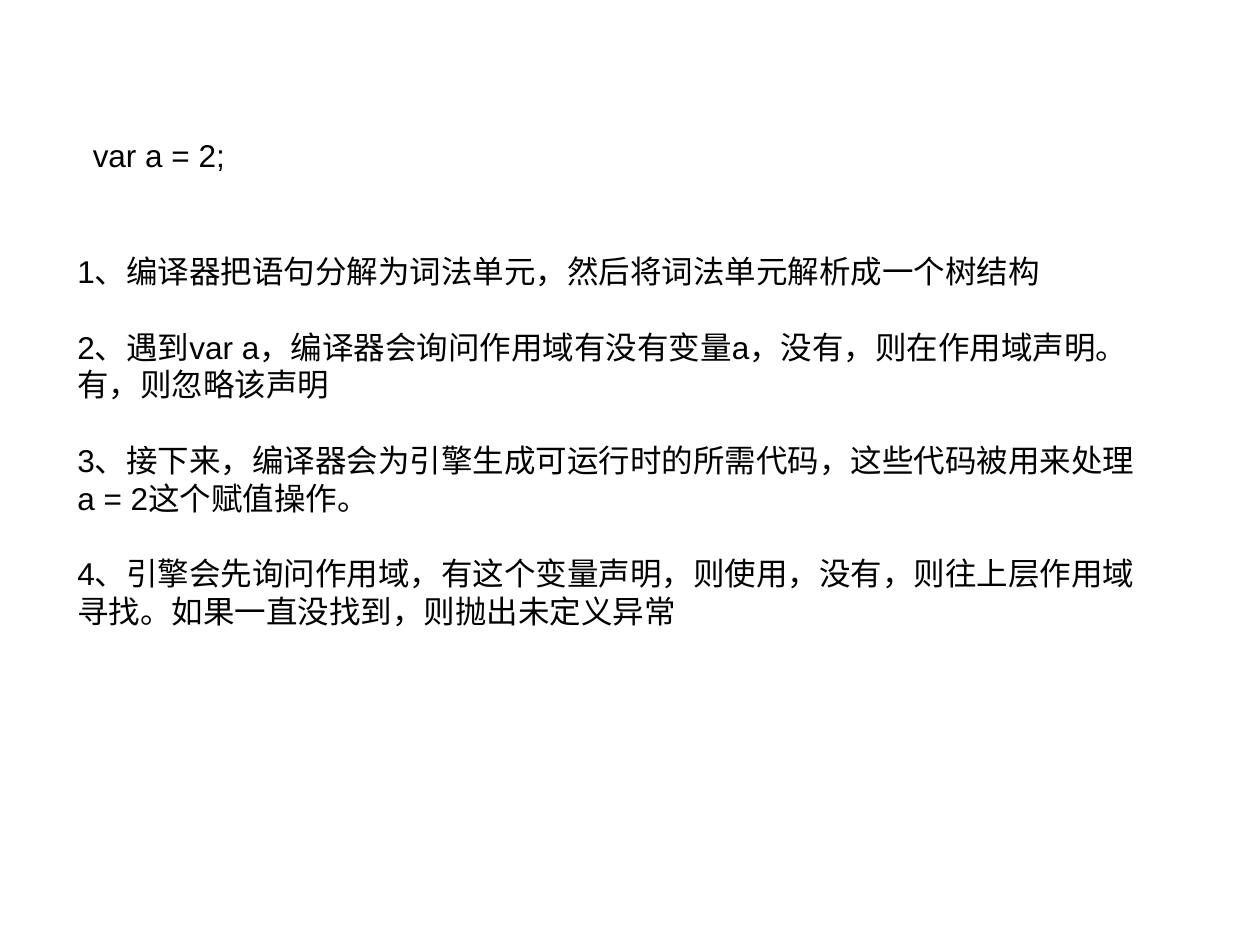
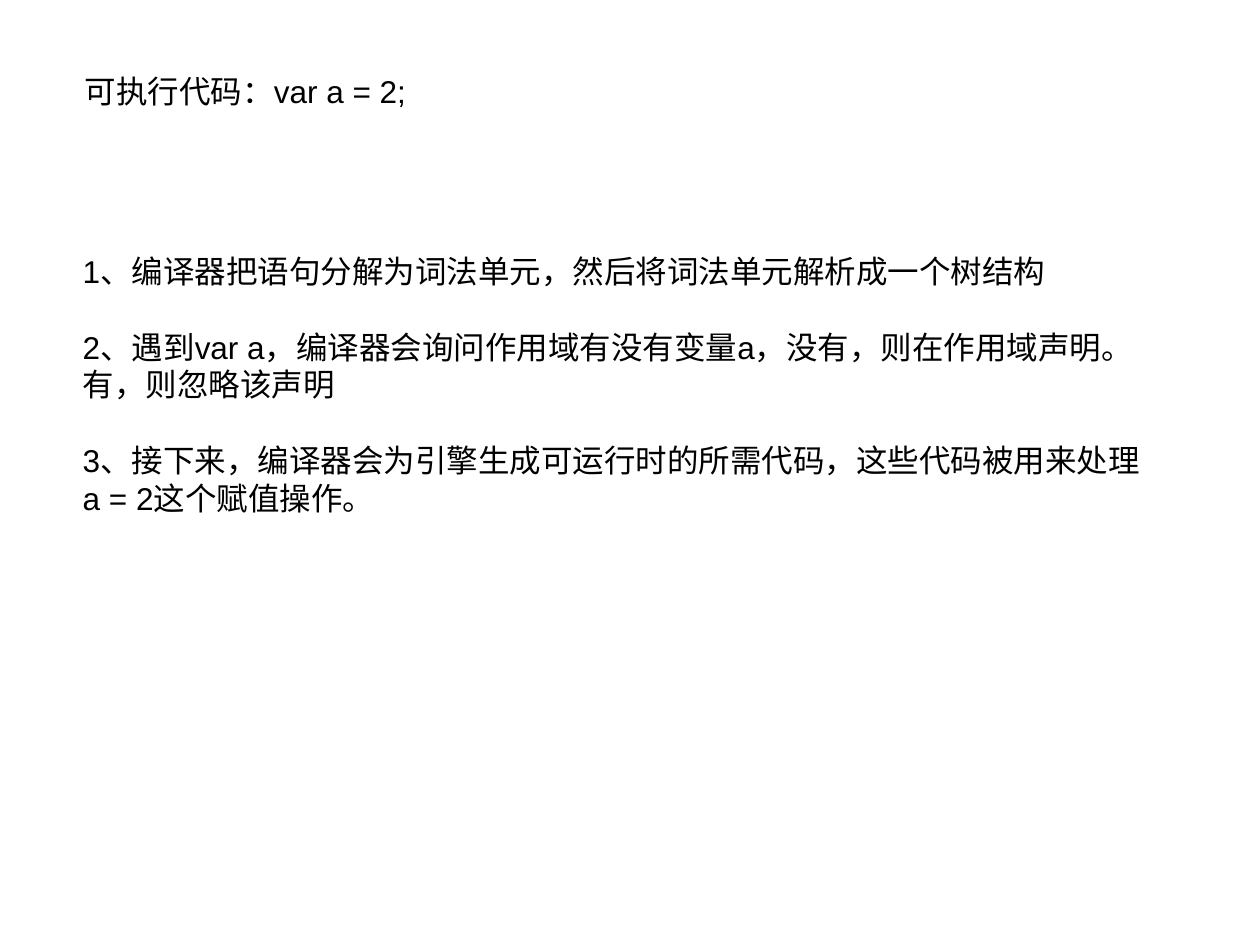
Before and after one commit to linfenpan/flamingo, a slide deck: slide 4 of share/脚本执行的3兄弟.ppt (slide 3 before the commit). Drawn at 1260x945 pixels with LibreOffice and Linux fonts; fonts in the diff are those of the drawing. Boxes give left, top, right and bottom in pixels: in the first picture for what was removed or moved away, otherwise in the second. Text is boxed around its words. In the diff, an @@ line names an element or a change of style, - is before the commit and + after.

```diff
--- a/share/脚本执行的3兄弟.ppt
+++ b/share/脚本执行的3兄弟.ppt
@@ text at [85, 76, 406, 107]: text changed @@
-var a = 2;
+可执行代码：var a = 2;
@@ text at [77, 560, 1134, 626]: paragraphs removed @@
-4、引擎会先询问作用域，有这个变量声明，则使用，没有，则往上层作用域
-寻找。如果一直没找到，则抛出未定义异常
```
Also in this commit, not shown: 8 other slides changed, 1 slide added, 5 slides removed, 23 other files.
